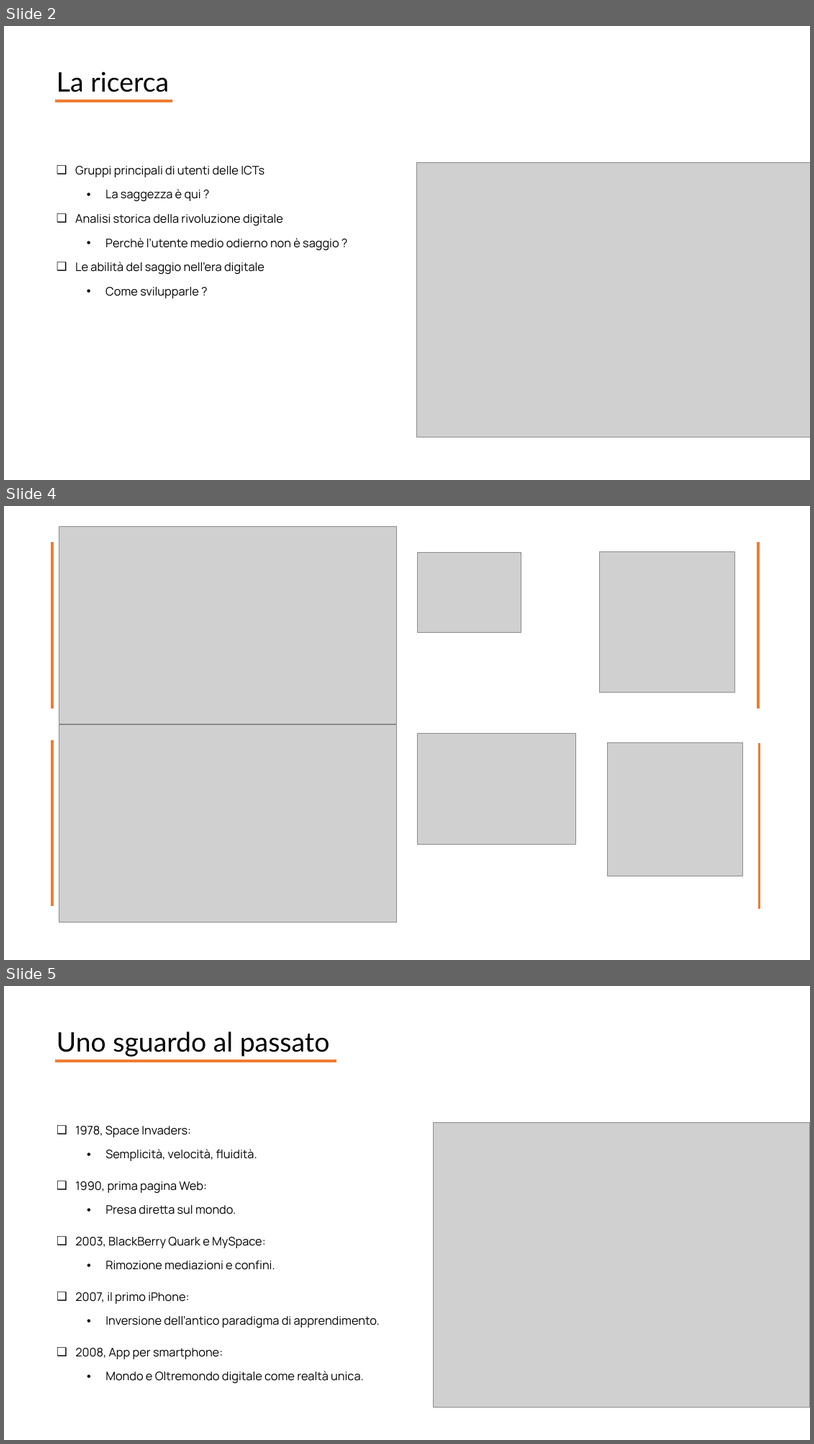
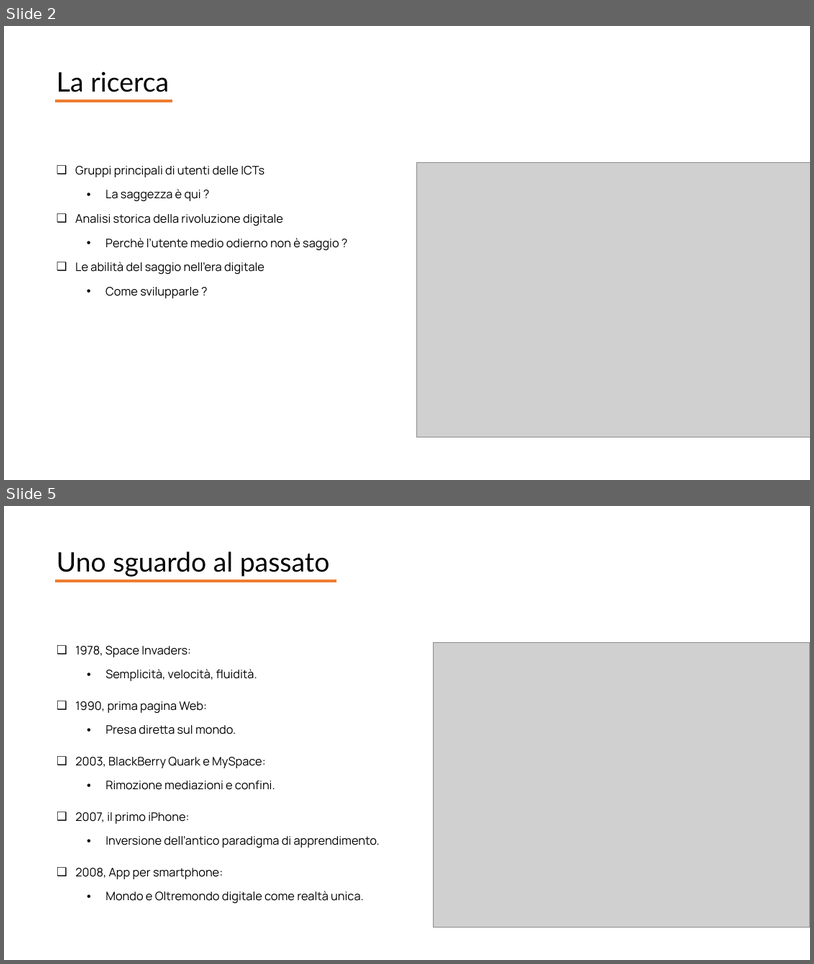
Before and after one commit to giocoal/social-issues-in-information-society-project, a slide deck: Presentazione/Presentazione_completa - Copy.pptx. Shown one above the other, each under a label of ours: slides 2, 4 and 5 before the commit, slides 2 and 5 after it; the slides between them are not shown. The pictures are 814x1444 and 814x964 pixels, drawn with LibreOffice and Linux fonts; fonts in the diff are those of the drawing; grey boxes stand for pictures. Boxes give left, top, right and bottom in pixels: in the first picture for what was removed or moved away, otherwise in the second. Text is boxed around its words. In the diff, an @@ line names an element or a change of style, - is before the commit and + after.

```diff
--- a/Presentazione/Presentazione_completa - Copy.pptx
+++ b/Presentazione/Presentazione_completa - Copy.pptx
@@ slide 4 removed at (4, 506, 810, 960), background #FFFFFF @@
@@ picture removed at (59, 527, 397, 723) @@
@@ line removed from (52, 542) to (52, 708) @@
@@ line removed from (759, 542) to (759, 708) @@
@@ picture removed at (417, 552, 521, 633) @@
@@ picture removed at (600, 552, 736, 692) @@
@@ line removed from (52, 740) to (52, 906) @@
@@ picture removed at (59, 725, 397, 922) @@
@@ picture removed at (417, 733, 576, 844) @@
@@ picture removed at (608, 743, 744, 875) @@
@@ line removed from (759, 743) to (759, 909) @@
```
Also in this commit, not shown: 1 slide changed, 1 slide added.
